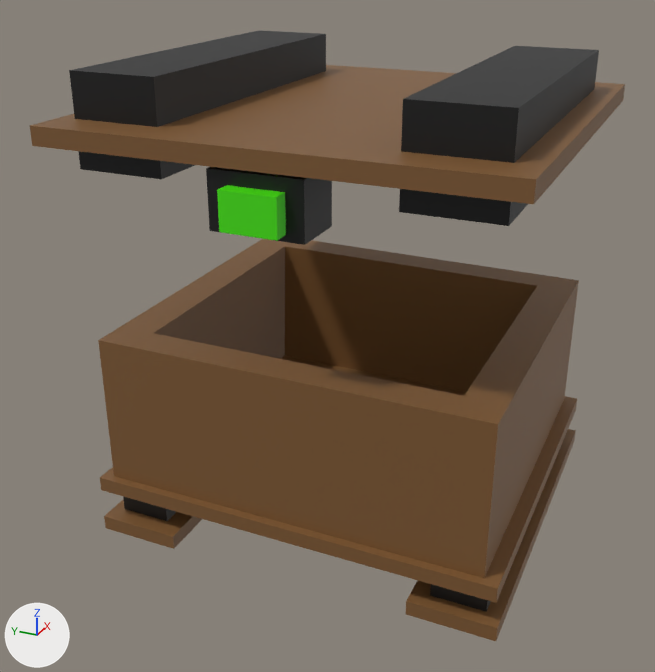
Renders of the Blender file Assets/chest.blend from each side of a commit.
The view is the same before and after, from a camera (50 mm lens) standing at (-8.57, -0.88, 7.49) and looking at (0.55, 3.23, 2.93). The axes (+X, +Y, +Z) are drawn at lower left. The lights are the same throughout. The picture after the commit comes second.
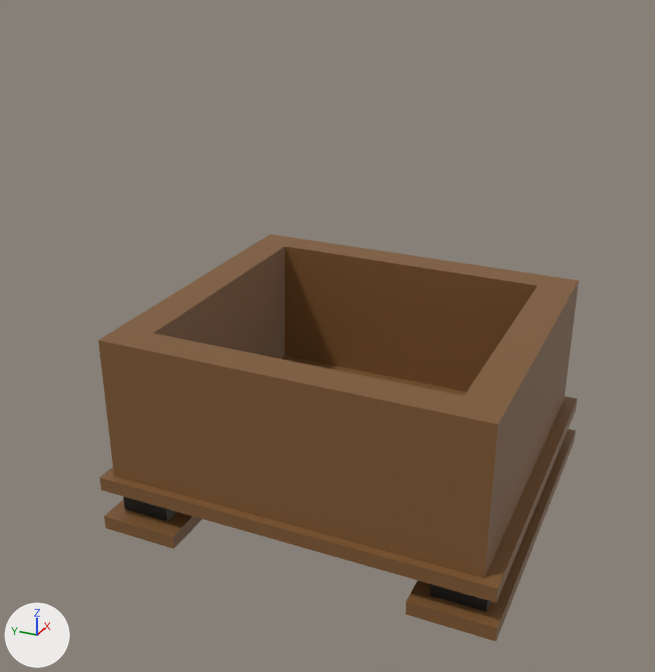
Where the change shows, as pixel boxes [x1, y1, x2, y2] in the pictures (655 x 672 px):
'Cube.001', deleted (brown)
    before: [30, 65, 625, 204]
'Cube.002', deleted
    before: [399, 46, 599, 226]
'Cube.003', deleted (black)
    before: [69, 30, 326, 179]
'Cube.004', deleted (black)
    before: [206, 167, 332, 245]
'Cube.005', deleted (green)
    before: [217, 185, 286, 241]

Edits to the bpy script that builds the scene:
```text
Remove ob_cube_001:
    ob_cube_001 = bpy.data.objects.new('Cube.001', me_cube)
    ob_cube_001.location = (0.94, 2.99, 5.56)
    ob_cube_001.scale = (2.5, 2.5, 0.1)
Remove ob_cube_002:
    ob_cube_002 = bpy.data.objects.new('Cube.002', me_cube_005)
    ob_cube_002.location = (0.89, 1.28, 5.62)
    ob_cube_002.scale = (2.0, 0.5, 0.5)
Remove ob_cube_003:
    ob_cube_003 = bpy.data.objects.new('Cube.003', me_cube_005)
    ob_cube_003.location = (0.89, 4.81, 5.64)
    ob_cube_003.scale = (2.0, 0.5, 0.5)
Remove ob_cube_004:
    ob_cube_004 = bpy.data.objects.new('Cube.004', me_cube_006)
    ob_cube_004.location = (-1.2, 3.03, 5.12)
    ob_cube_004.scale = (0.3, 0.5, 0.3)
Remove ob_cube_005:
    ob_cube_005 = bpy.data.objects.new('Cube.005', me_cube_007)
    ob_cube_005.location = (-1.37, 3.02, 5.09)
    ob_cube_005.scale = (0.3, 0.3, 0.2)
```
